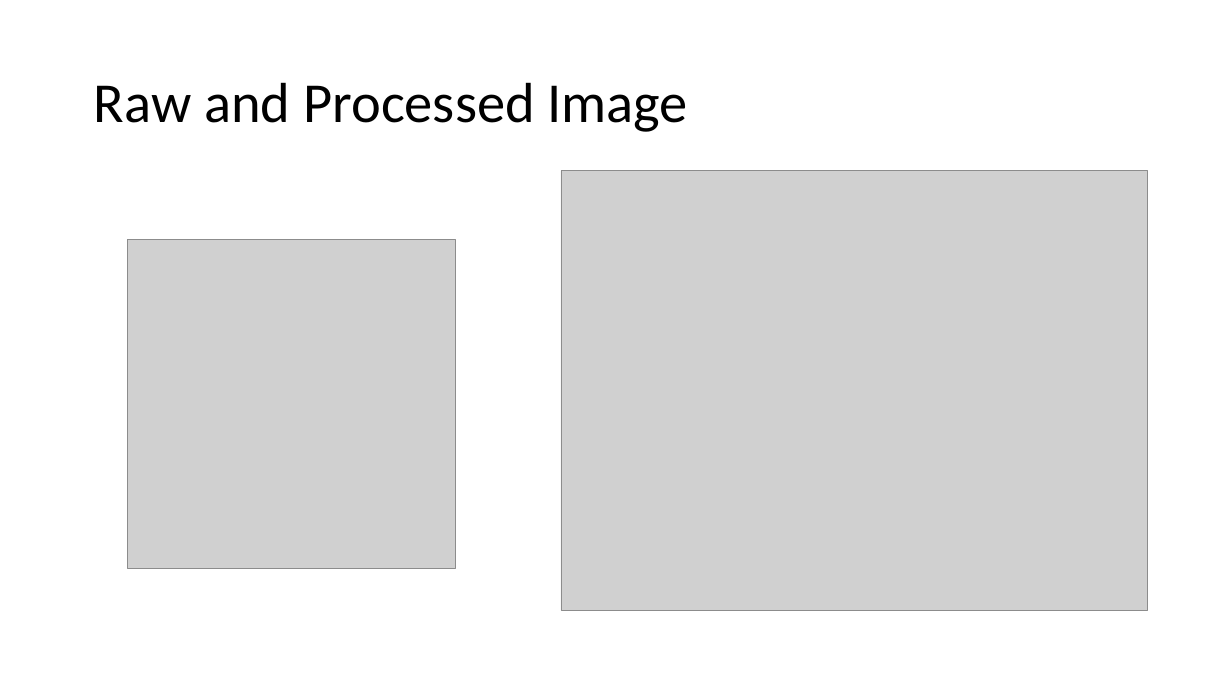
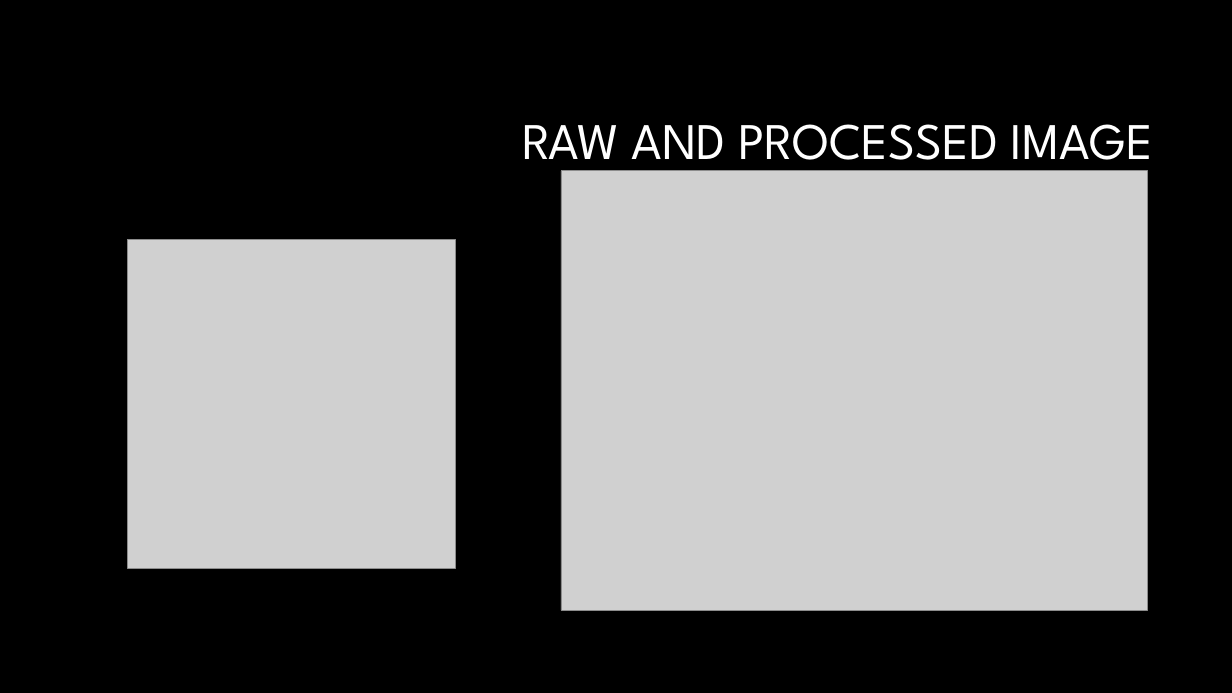
Before and after one commit to smcd253/hackIoT-2019, a slide deck: slide 7 of Group10-Hack-IoT 2019.pptx (slide 4 before the commit). Drawn at 1232x693 pixels with LibreOffice and Linux fonts; fonts in the diff are those of the drawing; grey boxes stand for pictures; background and template pictures are left out. Boxes give left, top, right and bottom in pixels: in the first picture for what was removed or moved away, otherwise in the second. Text is boxed around its words. In the diff, an @@ line names an element or a change of style, - is before the commit and + after.

```diff
--- a/Group10-Hack-IoT 2019.pptx
+++ b/Group10-Hack-IoT 2019.pptx
@@ background #FFFFFF to #000000 @@
@@ title at (523,124,1154,174): text changed; size 44 to 40 pt; font Calibri to League Spartan; text colour #000000 to #FFFFFF @@
-Raw and Processed Image
+RAW AND PROCESSED IMAGE
```
Also in this commit, not shown: 3 other slides changed, 3 slides added.
